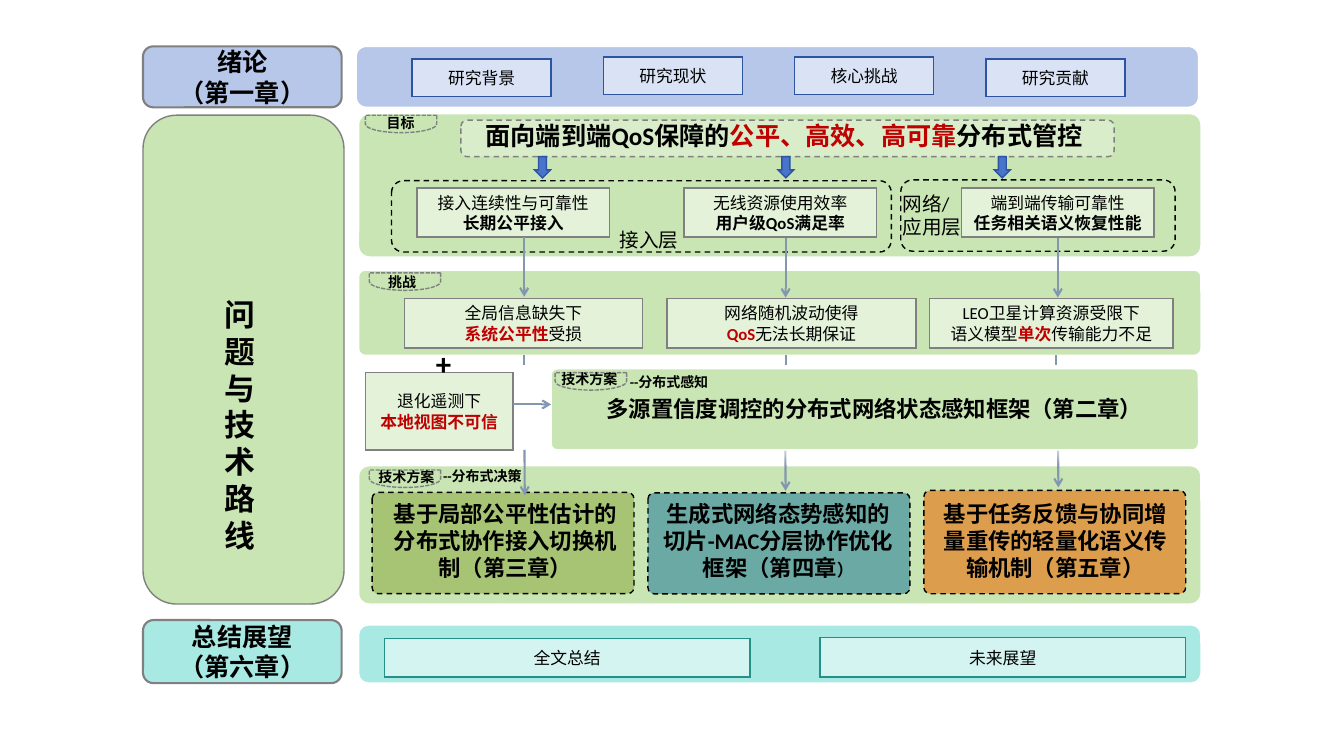
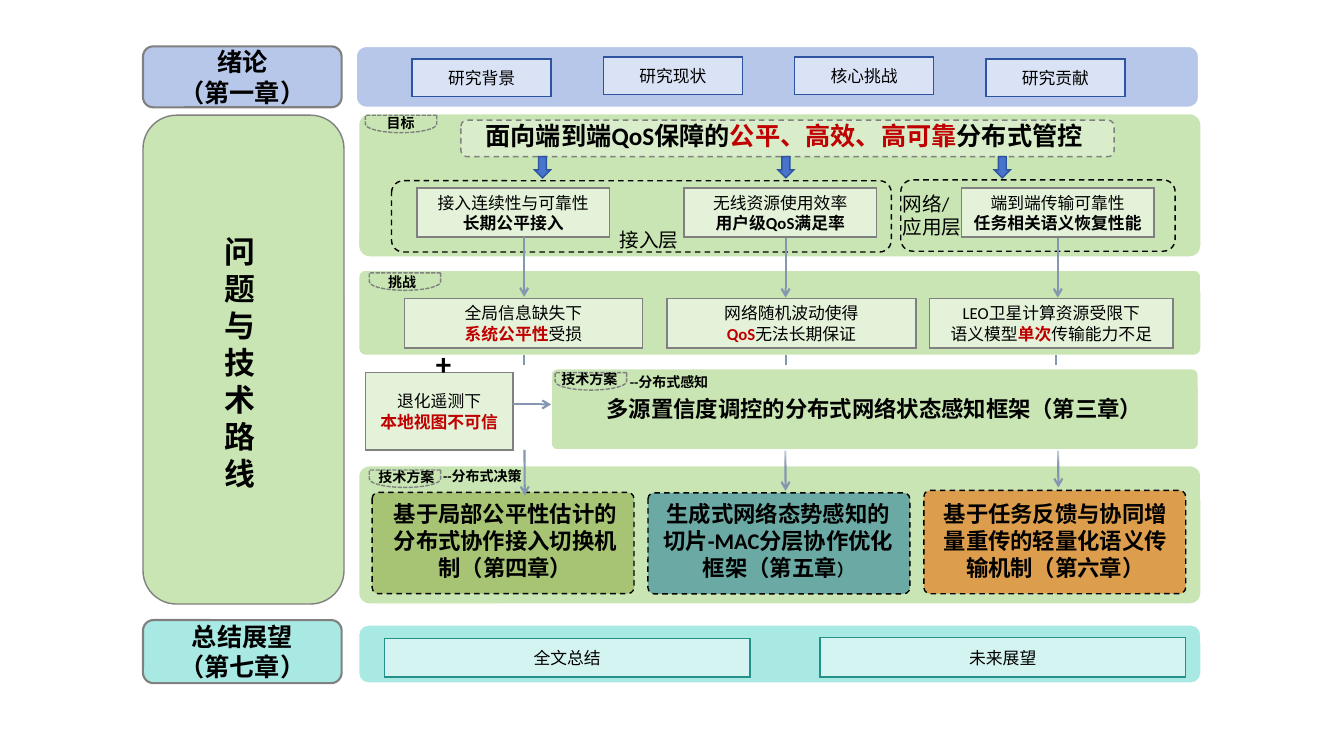
Before and after one commit to Langxiupu/SJTUThesis, a slide deck: slide 1 of figures/ppt/研究框架-精简.pptx. Drawn at 1344x756 pixels with LibreOffice and Linux fonts; fonts in the diff are those of the drawing. Boxes give left, top, right and bottom in pixels: in the first picture for what was removed or moved away, otherwise in the second. Text is boxed around its words. In the diff, an @@ line names an element or a change of style, - is before the commit and + after.

```diff
--- a/figures/ppt/研究框架-精简.pptx
+++ b/figures/ppt/研究框架-精简.pptx
@@ text "问": place and size @@
-text "问" at (225,300,256,550)
+text "问" at (225,237,256,488)
@@ text at (607,397,1143,419): text changed @@
-多源置信度调控的分布式网络状态感知框架（第二章）
+多源置信度调控的分布式网络状态感知框架（第三章）
@@ text at (394,503,617,578): text changed @@
-基于局部公平性估计的分布式协作接入切换机制（第三章）
+基于局部公平性估计的分布式协作接入切换机制（第四章）
@@ text at (663,503,893,578): text changed @@
-生成式网络态势感知的切片-MAC分层协作优化框架（第四章）
+生成式网络态势感知的切片-MAC分层协作优化框架（第五章）
@@ text at (944,503,1167,578): text changed @@
-基于任务反馈与协同增量重传的轻量化语义传输机制（第五章）
+基于任务反馈与协同增量重传的轻量化语义传输机制（第六章）
@@ text in rounded rectangle at (179,654,305,683): text changed @@
-（第六章）
+（第七章）
```
Also in this commit, not shown: 5 other files.
